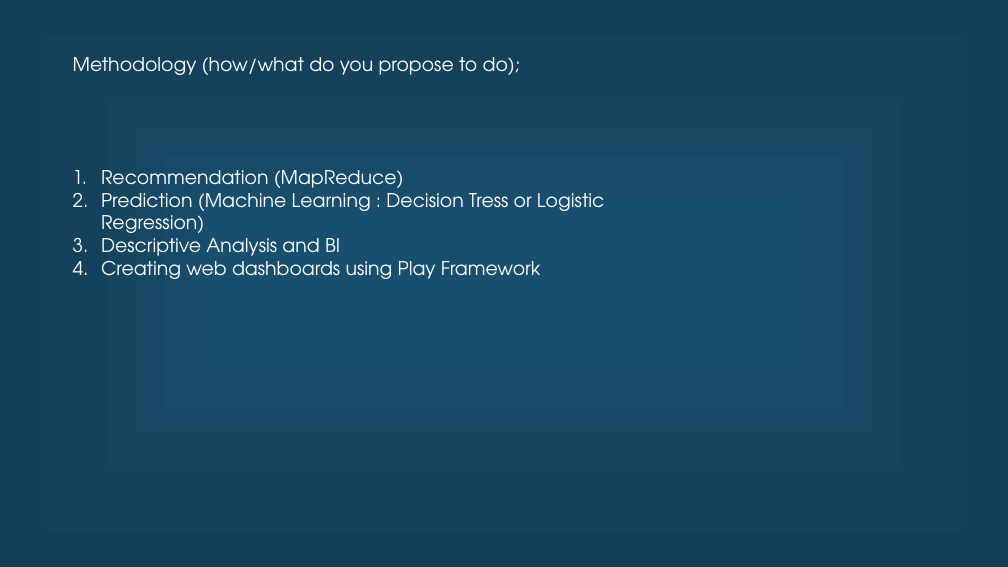
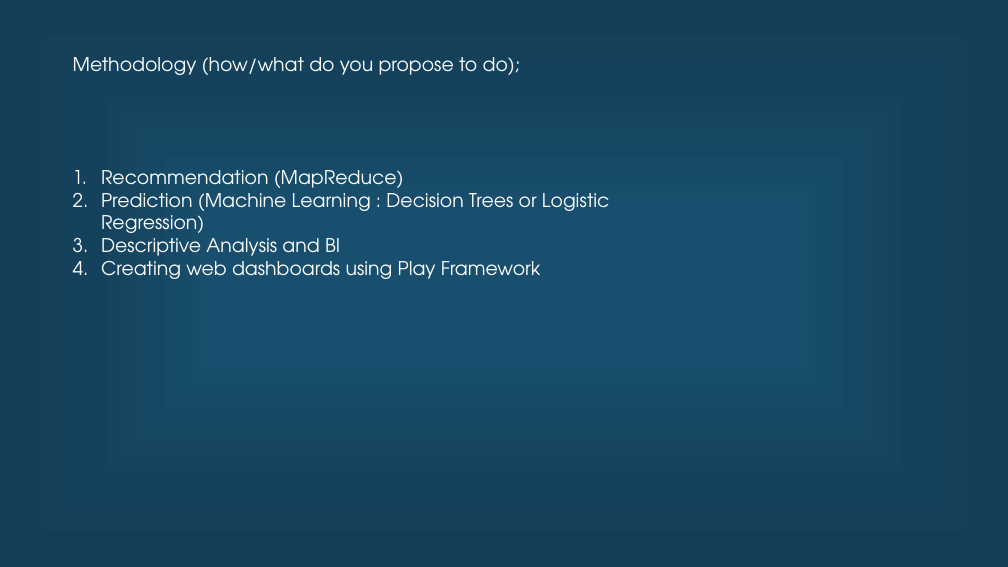
Before and after one commit to Ruchi2729/Scala-Final-Project, a slide deck: slide 3 of Final pre.pptx. Drawn at 1008x567 pixels with LibreOffice and Linux fonts; fonts in the diff are those of the drawing. Boxes give left, top, right and bottom in pixels: in the first picture for what was removed or moved away, otherwise in the second. Text is boxed around its words. In the diff, an @@ line names an element or a change of style, - is before the commit and + after.

Commit message:
latest 123

```diff
--- a/Final pre.pptx
+++ b/Final pre.pptx
@@ text at [101,187,609,233]: text changed @@
-2. Prediction (Machine Learning : Decision Tress or Logistic Regression)
+2. Prediction (Machine Learning : Decision Trees or Logistic Regression)
```
